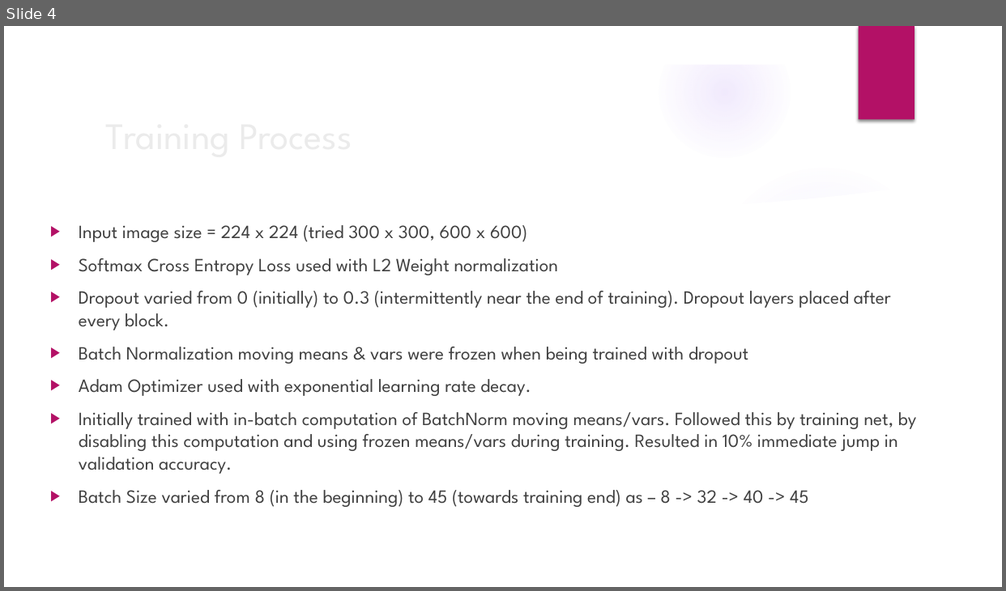
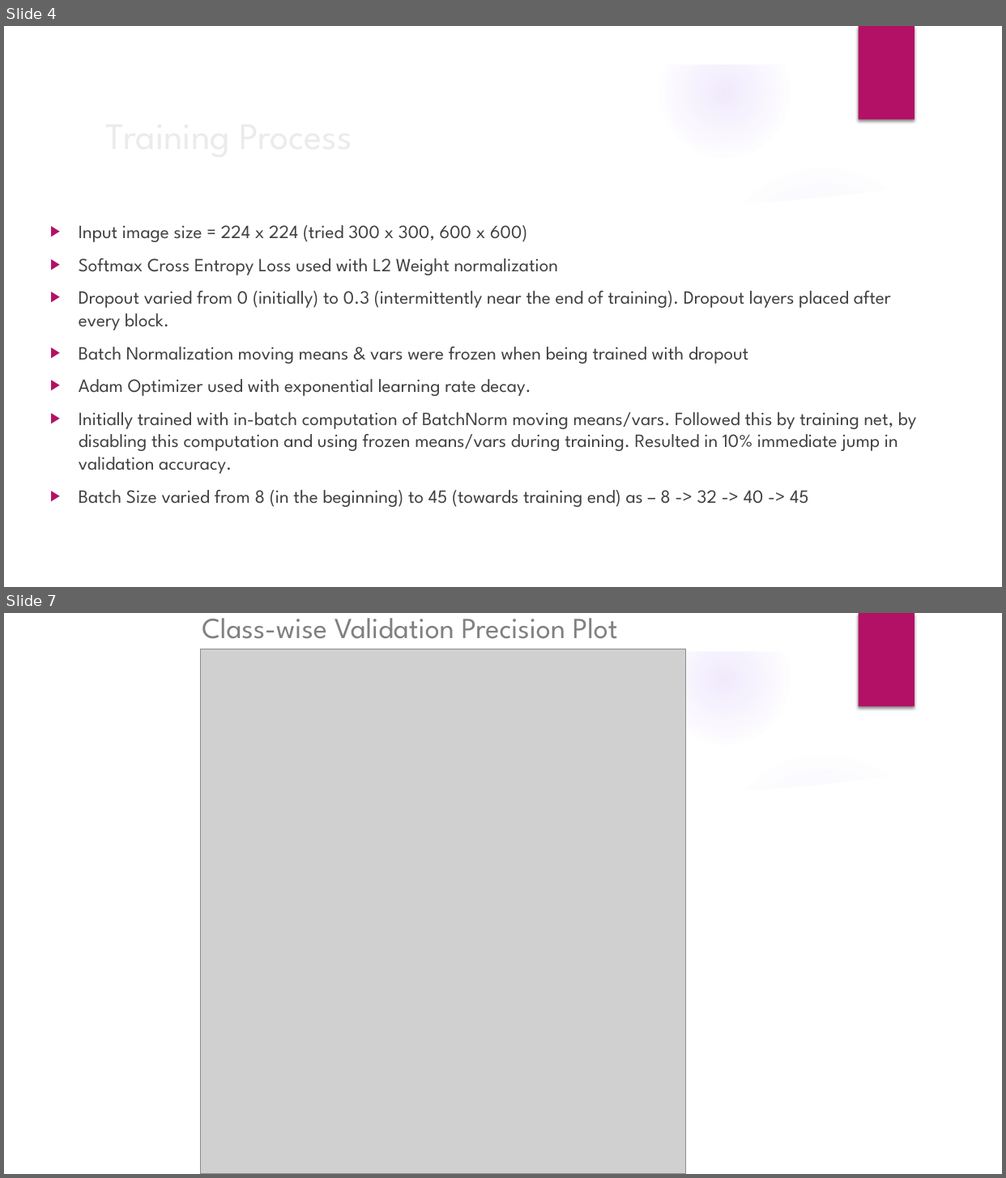
Before and after one commit to ironhide23586/RoomNet, a slide deck: documentation/RoomNet Presentation.pptx. Shown one above the other, each under a label of ours: slide 4 before the commit, slides 4 and 7 after it; the slides between them are not shown. The pictures are 1006x591 and 1006x1178 pixels, drawn with LibreOffice and Linux fonts; fonts in the diff are those of the drawing; grey boxes stand for pictures; background and template pictures are left out. Boxes give left, top, right and bottom in pixels: in the first picture for what was removed or moved away, otherwise in the second. Text is boxed around its words. In the diff, an @@ line names an element or a change of style, - is before the commit and + after.

```diff
--- a/documentation/RoomNet Presentation.pptx
+++ b/documentation/RoomNet Presentation.pptx
@@ slide 7 added at [4,613,1002,1174], background picture (left out); not listed: 9 template elements that a slide beside it also shows @@
@@ title added at [202,618,618,639], 28 pt, text #808080 @@
+Class-wise Validation Precision Plot
@@ picture added at [200,649,685,1174] @@
```
Also in this commit, not shown: 2 other slides added, 2 other files.
